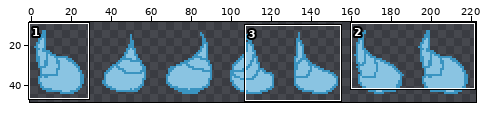
Two versions of one sprite sheet, Assets/Assets/SlimeCharacter/BazStuffCharacterBackRight.png. The picture above shows the old version from afar; the outline marks the close-up.
Close-up. Before:
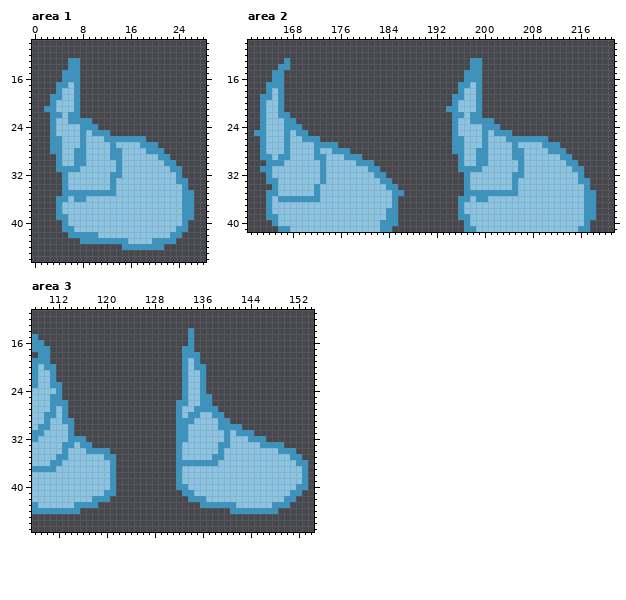
The file is 224x64 pixels. Shown: area 1: x 0..28, y 10..46; area 2: x 161..221, y 10..41; area 3: x 108..154, y 11..47. The wide view leaves out empty margins. The commit also changed other parts of the picture, which this record leaves out.
And afterwards:
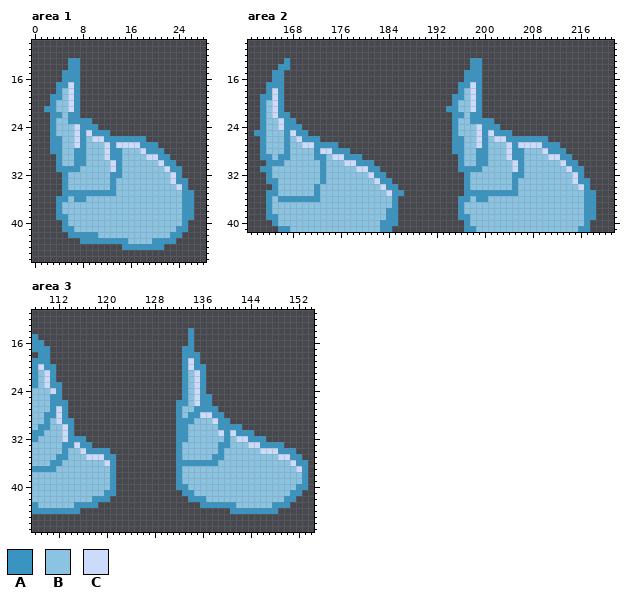
Palette (. is transparent): A #3a94c1  B #8ac4e2  C #cbdbfc
From old to new:
Area 1:
Colour B becomes colour C in rows 17 to 21 at x 6; in row 24 at x 7; in row 25 at x 7 and 9; in row 26 at x 7 and 10 to 11; in row 27 at x 7, 12 and 14 to 17; in row 28 at x 12 and 18.
Colour B becomes colour C in row 29 at x 12 and 19 to 20; in row 30 at x 13 and 21; in row 31 at x 13 and 22; in rows 32 to 33 at x 23; in row 34 at x 24.
Area 2:
Colour B becomes colour C in row 17 at x 198; in rows 18 to 21 at x 165 and 198; in row 22 at x 165; in row 23 at x 166; in row 24 at x 166 and 199; in row 25 at x 168, 199 and 201.
Colour B becomes colour C in row 26 at x 169, 199 and 202 to 203; in row 27 at x 170 to 171, 199, 204 and 206 to 209; in row 28 at x 173 to 174, 204 and 210; in row 29 at x 175 to 176, 204 and 211 to 212; in row 30 at x 177 to 178, 205 and 213; in row 31 at x 179 to 180, 205 and 214.
Colour B becomes colour C in row 32 at x 181 and 215; in row 33 at x 182 and 215; in row 34 at x 183 and 216; in row 35 at x 184.
Area 3:
Colour B becomes colour C in row 19 at x 134; in row 20 at x 109 and 134; in rows 21 to 23 at x 110 and 135; in row 24 at x 111 and 135; in rows 25 to 26 at x 135; in row 27 at x 112.
Colour B becomes colour C in row 28 at x 112 and 136 to 137; in row 29 at x 112 and 138; in row 30 at x 113; in row 31 at x 113, 139 and 141; in row 32 at x 113 and 142 to 143; in row 33 at x 115 and 144 to 145.
Colour B becomes colour C in row 34 at x 116 and 146 to 148; in row 35 at x 117 to 119 and 149 to 150; in row 36 at x 120 and 151; in row 37 at x 152.
Where, in picture pixels (left, top, right, bottom), the same in both close-ups:
changed: (68, 82, 182, 190)
changed: (470, 82, 584, 190)
changed: (272, 88, 392, 196)
changed: (188, 358, 302, 472)
changed: (38, 364, 110, 466)
